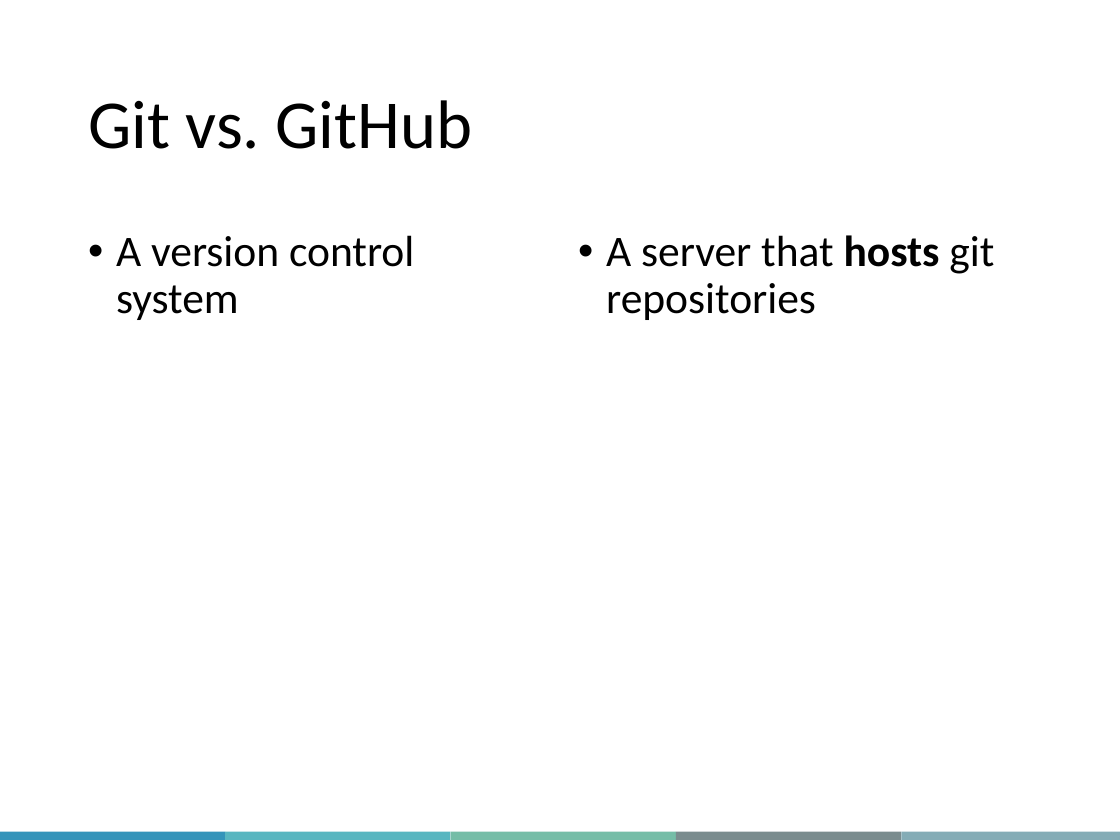
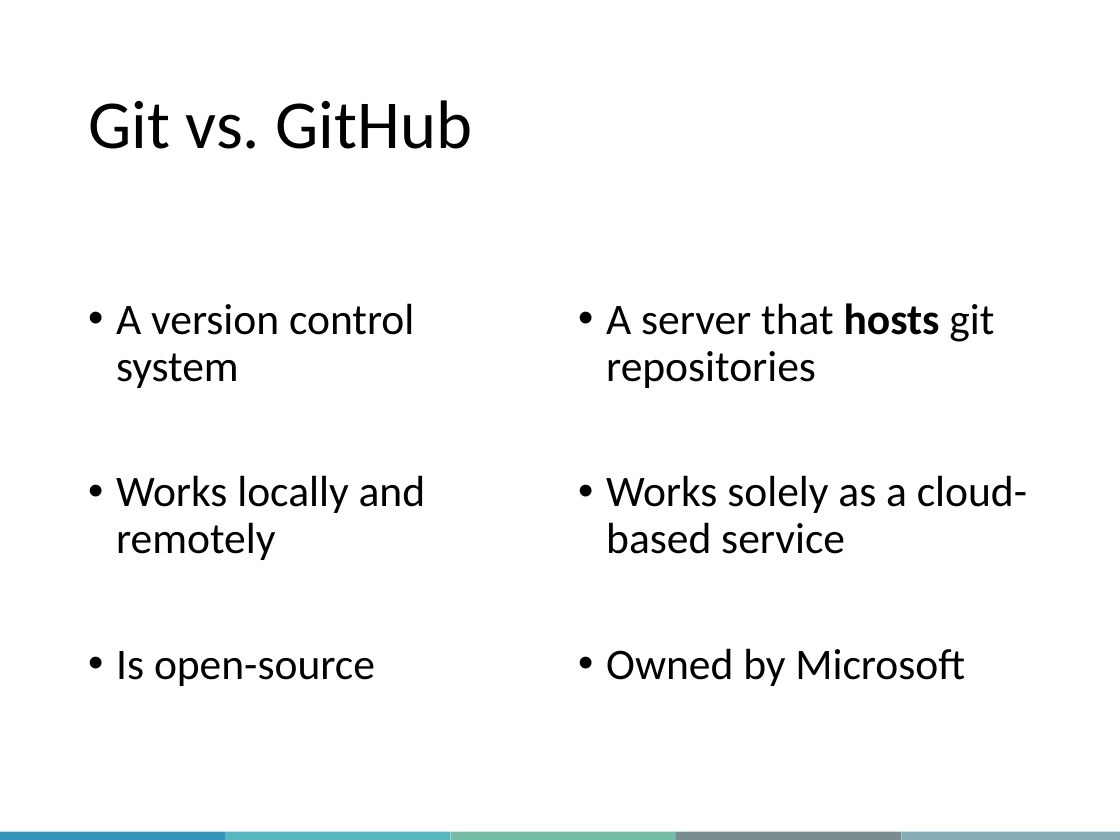
Before and after one commit to aosakwe/MiCM_IntroToGitHub, a slide deck: slide 8 of Slides/MiCM_GitHub_Workshop.pptx. Drawn at 1120x840 pixels with LibreOffice and Linux fonts; fonts in the diff are those of the drawing; background and template pictures are left out. Boxes give left, top, right and bottom in pixels: in the first picture for what was removed or moved away, otherwise in the second. Text is boxed around its words. In the diff, an @@ line names an element or a change of style, - is before the commit and + after.

Commit message:
Initial drafts of Outline and Requirements
If I choose to do the workshop in one day, this is a viable commit. If not I will modify pdfs to make it a two day event.

```diff
--- a/Slides/MiCM_GitHub_Workshop.pptx
+++ b/Slides/MiCM_GitHub_Workshop.pptx
@@ text at box(116, 475, 426, 686): paragraphs added @@
+• Works locally and remotely
+• Is open-source
@@ text at box(606, 475, 1027, 686): paragraphs added @@
+• Works solely as a cloud-based service
+• Owned by Microsoft
```
Also in this commit, not shown: 8 other slides changed, 8 slides added, 6 other files.
